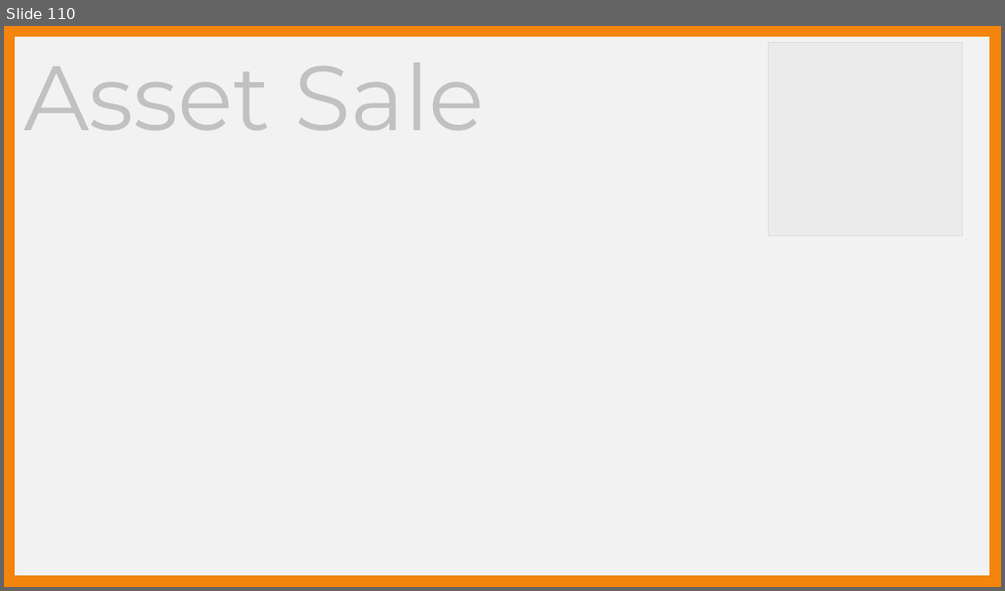
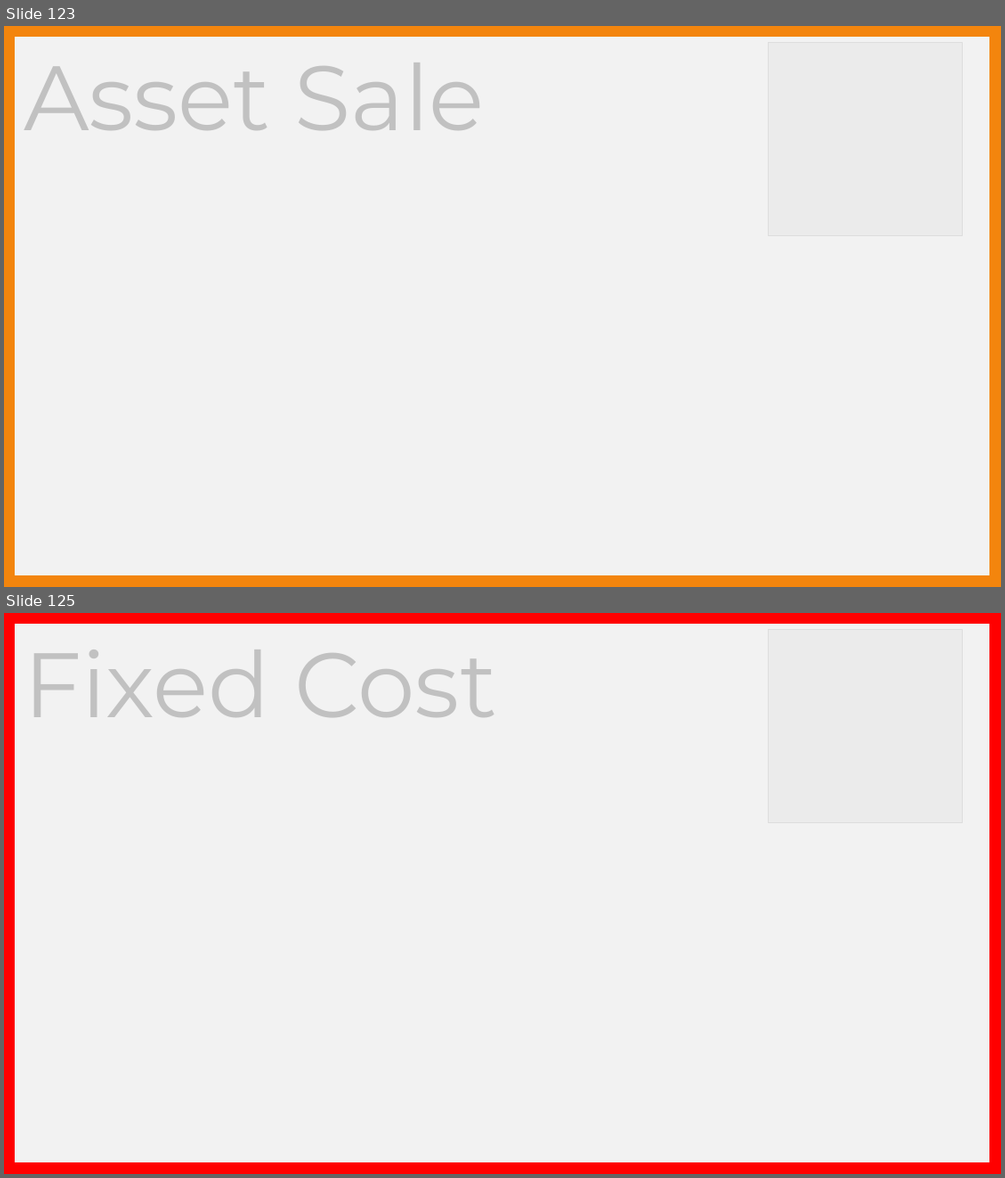
Before and after one commit to BPaaSModelling/Ontology4ModelingEnvironment, a slide deck: images/stickyNotes.pptx. Shown one above the other, each under a label of ours: slide 110 before the commit, slides 123 and 125 after it; the slides between them are not shown. The pictures are 1005x591 and 1005x1178 pixels, drawn with LibreOffice and Linux fonts; fonts in the diff are those of the drawing; grey boxes stand for pictures. Boxes give left, top, right and bottom in pixels: in the first picture for what was removed or moved away, otherwise in the second. Text is boxed around its words. In the diff, an @@ line names an element or a change of style, - is before the commit and + after.

```diff
--- a/images/stickyNotes.pptx
+++ b/images/stickyNotes.pptx
@@ slide 125 added at (4, 613, 1001, 1174), background #FFFFFF @@
@@ rectangle added at (8, 617, 995, 1168), fill #F2F2F2, outline #FF0000 12 pt @@
@@ rectangle added at (29, 625, 969, 863), fill #F2F2F2 at 80% opacity @@
@@ picture added at (769, 629, 962, 822) @@
@@ text added at (24, 649, 497, 717), 88 pt, text #000000 @@
+Fixed Cost
@@ what was slide 110 is now slide 123 @@
```
Also in this commit, not shown: 1 slide changed, 24 other slides added.
